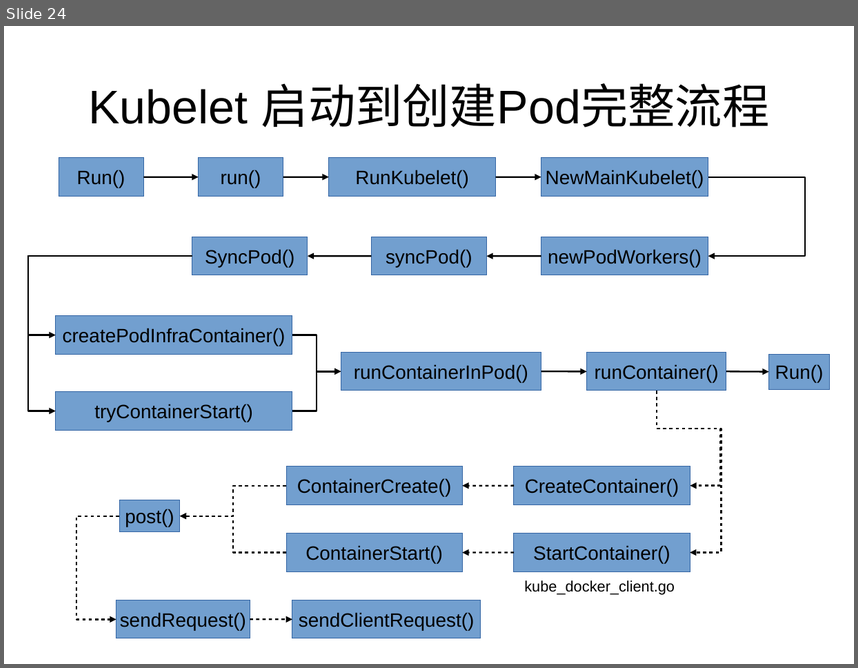
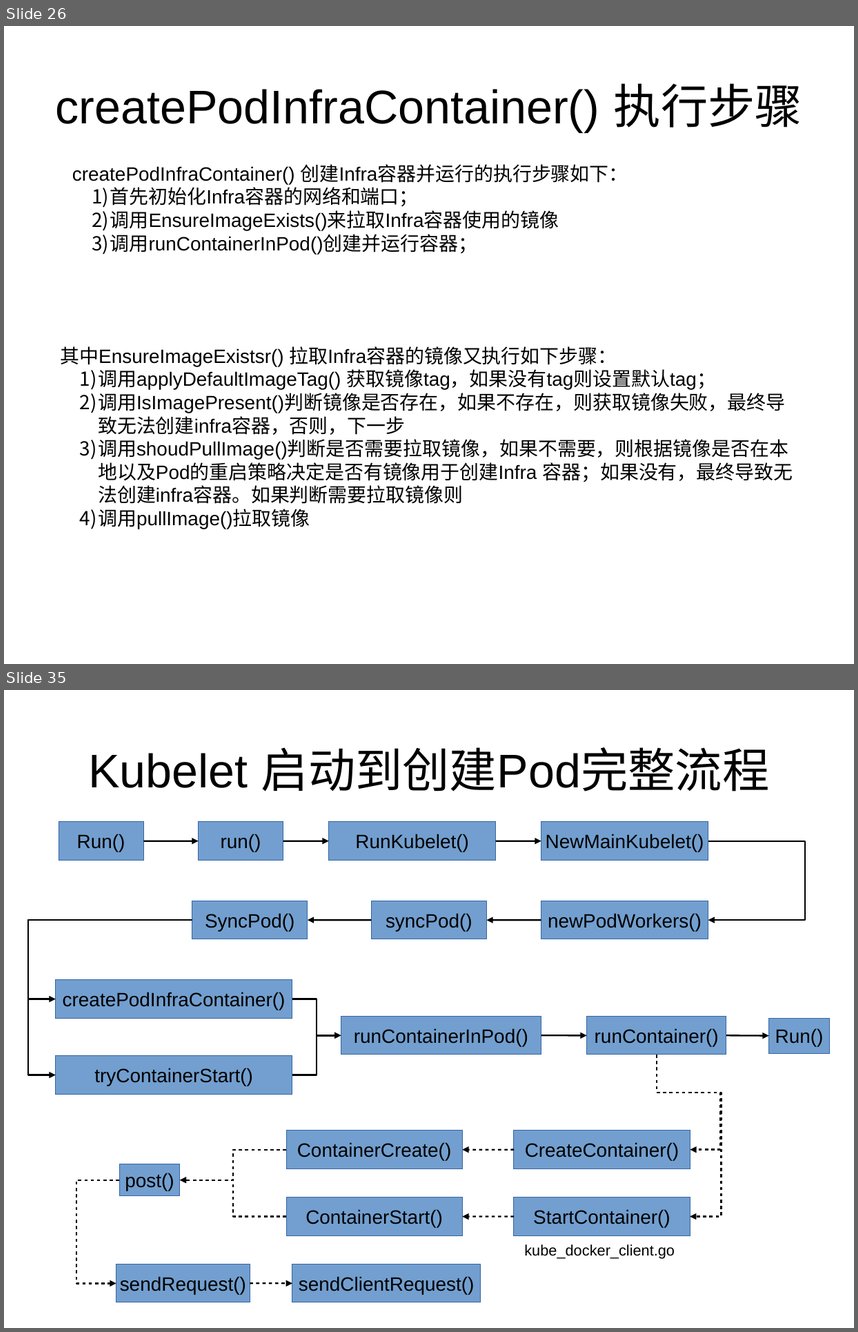
Before and after one commit to loveliuliu/Kubernetes-step-by-step, a slide deck: code_analysis/Kubelet/Kubelet.odp. Shown one above the other, each under a label of ours: slide 24 before the commit, slides 26 and 35 after it; the slides between them are not shown. The pictures are 858x668 and 858x1332 pixels, drawn with LibreOffice and Linux fonts; fonts in the diff are those of the drawing. Boxes give left, top, right and bottom in pixels: in the first picture for what was removed or moved away, otherwise in the second. Text is boxed around its words. In the diff, an @@ line names an element or a change of style, - is before the commit and + after.

Commit message:
增加创建Infra容器和业务容器的代码分析

```diff
--- a/code_analysis/Kubelet/Kubelet.odp
+++ b/code_analysis/Kubelet/Kubelet.odp
@@ slide 26 added at <box>4,26,854,664</box>, background #FFFFFF @@
@@ title added at <box>55,83,802,132</box>, 44 pt, text #000000 @@
+createPodInfraContainer() 执行步骤
@@ text added at <box>72,164,628,254</box>, 18 pt, text #000000 @@
+createPodInfraContainer() 创建Infra容器并运行的执行步骤如下：
+1) 首先初始化Infra容器的网络和端口；
+2) 调用EnsureImageExists()来拉取Infra容器使用的镜像
+3) 调用runContainerInPod()创建并运行容器；
@@ text added at <box>60,346,793,529</box>, 18 pt, text #000000 @@
+其中EnsureImageExistsr() 拉取Infra容器的镜像又执行如下步骤：
+1) 调用applyDefaultImageTag() 获取镜像tag，如果没有tag则设置默认tag；
+2) 调用IsImagePresent()判断镜像是否存在，如果不存在，则获取镜像失败，最终导致无法创建infra容器，否则，下一步
+3) 调用shoudPullImage()判断是否需要拉取镜像，如果不需要，则根据镜像是否在本地以及Pod的重启策略决定是否有镜像用于创建Infra 容器；如果没有，最终导致无法创建infra容器。如果判断需要拉取镜像则
+4) 调用pullImage()拉取镜像
@@ what was slide 24 is now slide 35 @@
```
Also in this commit, not shown: 1 slide changed, 10 other slides added, 2 slides removed.
